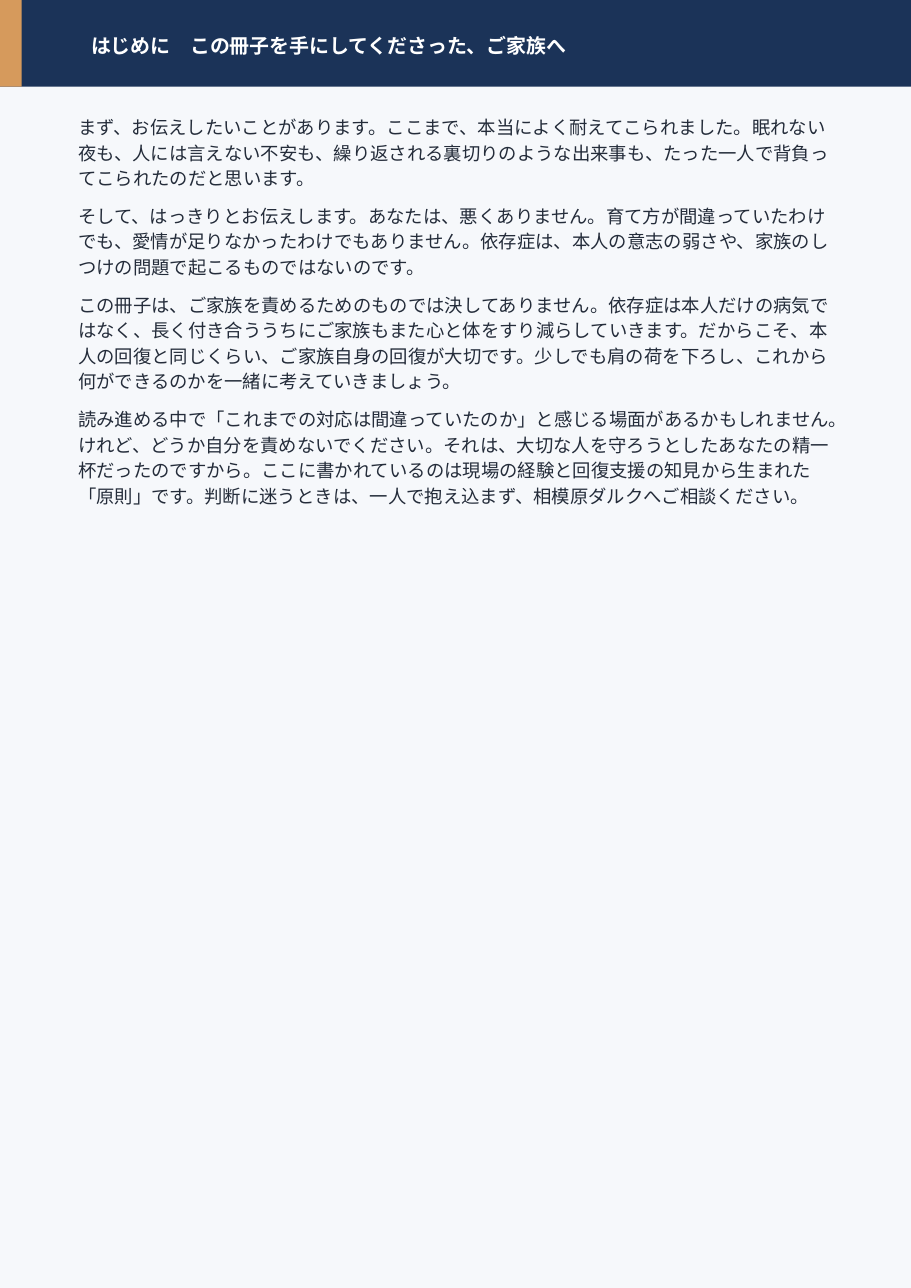
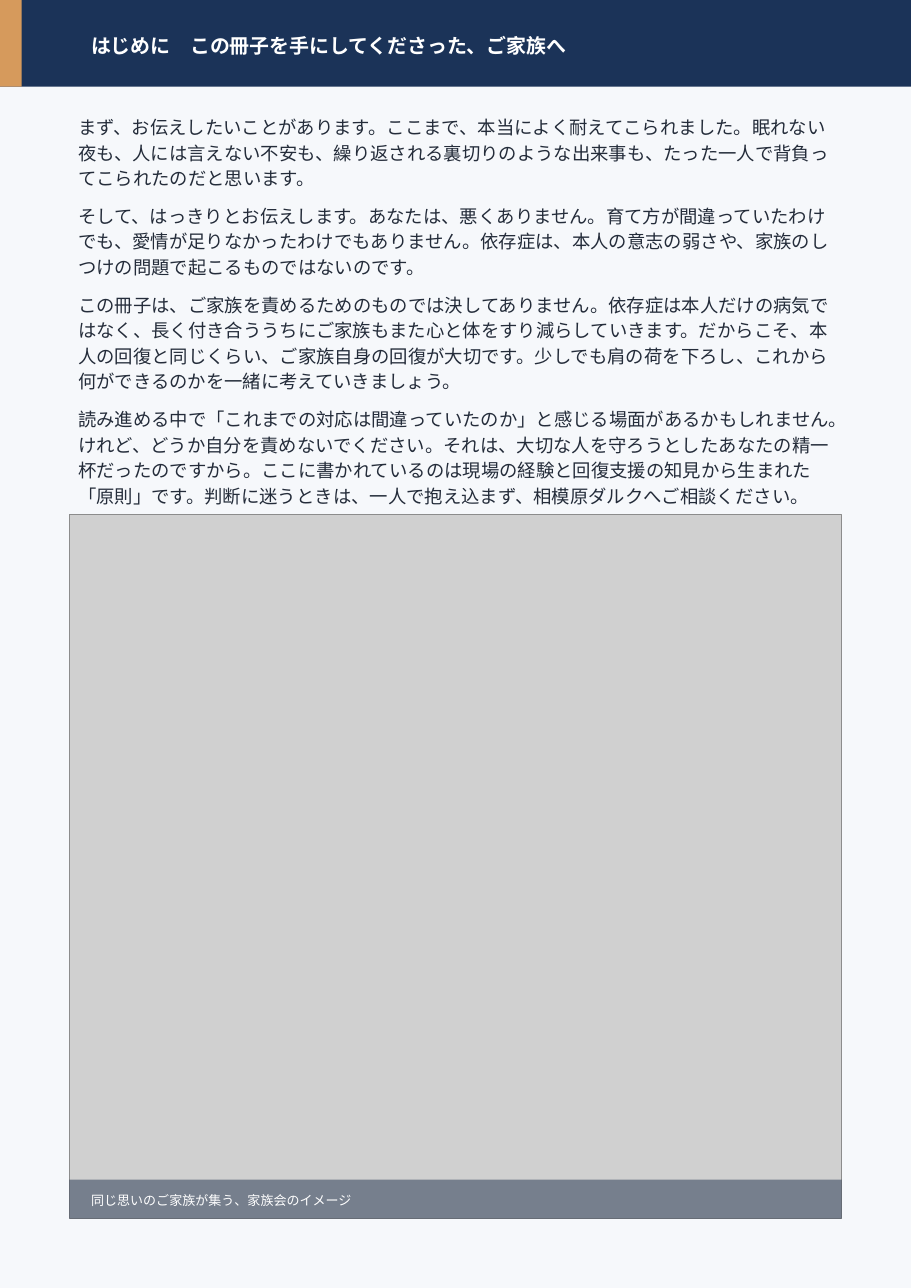
Before and after one commit to hiderock84-sys/darca, a slide deck: slide 3 of public/manual-1page.pptx. Drawn at 911x1288 pixels with LibreOffice and Linux fonts; fonts in the diff are those of the drawing; grey boxes stand for pictures. Boxes give left, top, right and bottom in pixels: in the first picture for what was removed or moved away, otherwise in the second. Text is boxed around its words. In the diff, an @@ line names an element or a change of style, - is before the commit and + after.

```diff
--- a/public/manual-1page.pptx
+++ b/public/manual-1page.pptx
@@ picture added at (69,514,842,1218) @@
@@ rectangle added at (69,1180,842,1218), fill #142744 at 48% opacity @@
@@ text added at (91,1194,351,1206), 8.5 pt, text #FFFFFF @@
+同じ思いのご家族が集う、家族会のイメージ
```
Also in this commit, not shown: 7 other slides changed, 1 slide added, 2 other files.
